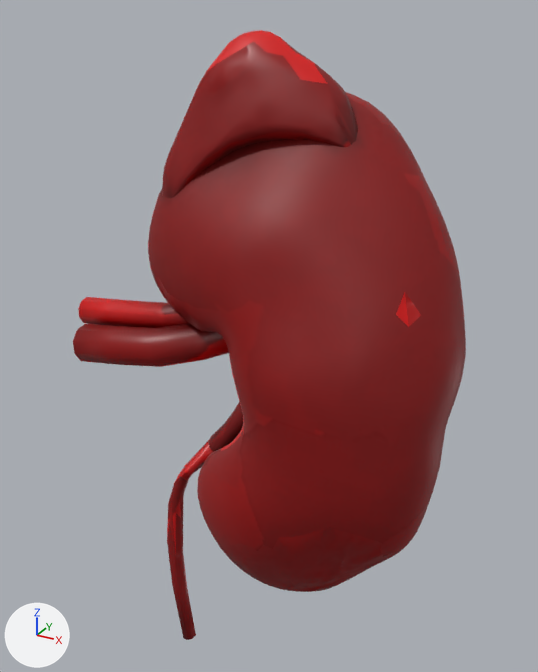
Before and after pictures for a commit that changed the glTF model public/3d/modeli/organi-3d/ledvica-telefon.glb.
Rendered twice from a camera (50 mm lens) standing at (0.0627, -0.1098, 0.0548) and looking at (-0.0012, 0.0063, -0.0033). Every picture has the same lights, and +X, +Y and +Z are marked at lower left. The first picture is the older version. Where no turn or scale is listed for an object, it has been applied to the vertices. Vertices at exactly the same position are counted once.

In view in the first picture: 'Evklid renal pelvis and calyces (lastno)', 'Renal artery (lastno)', 'Renal vein (lastno)', 'Suprarenal gland.l', 'Ureter.l', 'kidney_capsule_L (HRA)'.
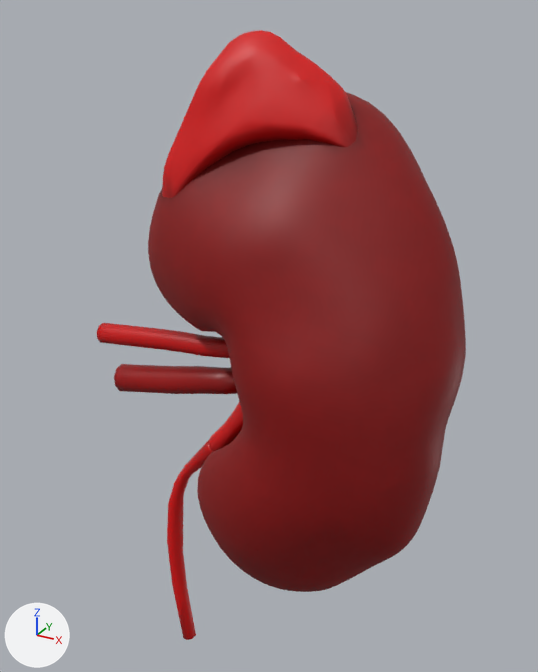
The newer file is also turned or shifted as a whole; pictures and numbers use the older file's frame.

Boxes (x1, y1, x2, y2) around the edits, measured in the pictures (538 x 672 px; the box of a moved part takes in the faces that stretch with it):
'Renal vein (lastno)', reshaped: before (73, 323, 229, 367); after (114, 364, 237, 394)
'Renal artery (lastno)', reshaped: before (78, 297, 189, 328); after (97, 323, 230, 358)
part 1 of me_mesh_004, moved or reshaped: (232, 402, 242, 438) in both
part 2 of me_mesh_004, surface changed: (209, 404, 243, 452) in both
part 3 of me_mesh_004, recoloured (lighter): (209, 404, 243, 445) in both
part 4 of me_vh_m_kidney_capsule_l_006, moved or reshaped: (222, 239, 451, 536) in both
part 5 of me_vh_m_kidney_capsule_l_006, surface changed: (157, 92, 455, 549) in both
part 6 of me_vh_m_kidney_capsule_l_006, recoloured: (157, 279, 247, 459) in both
part 9 of me_suprarenal_gland_l_004, surface changed (lighter): (162, 42, 358, 198) in both
part 10 of me_ureter_l_004, surface changed: (167, 441, 213, 640) in both
part 11 of me_ureter_l_004, recoloured: (175, 440, 210, 482) in both

Patch to the scene script:
```diff
--- a/public/3d/modeli/organi-3d/ledvica-telefon.glb.py
+++ b/public/3d/modeli/organi-3d/ledvica-telefon.glb.py
@@ me_mesh_004 @@
 me_mesh_004.from_pydata(...)  # 1695 vertices, 3368 faces; spans x -0.0154..0.0154, y -0.0052..0.0052, z -0.0263..0.0263
+# me_mesh_004 part 1: 4 vertices removed from x -0.008..-0.0062, y -0.0017..-0.0006, z -0.0154..-0.0087; 2 vertices added at x -0.0073..-0.0065, y -0.0015..-0.0008, z -0.0154..-0.0092
+# me_mesh_004 part 2: 2484 kept faces spanning x -0.0154..0.0154, y -0.0052..0.0052, z -0.0263..0.0263 get new texture (UV) coordinates
+# me_mesh_004 part 3: 216 kept faces spanning x -0.0154..0.0103, y -0.0052..0.0049, z -0.0262..0.0177 get new vertex colours; the middle colour goes from red #ee0000 to red #e40000
 me_mesh_004.materials.append(mat_o_meh)
@@ me_vh_m_kidney_capsule_l_006 @@
-me_vh_m_kidney_capsule_l_006.from_pydata(...)  # 4532 vertices, 9057 faces; spans x -0.0297..0.0297, y -0.0199..0.0199, z -0.0471..0.0471
+me_vh_m_kidney_capsule_l_006.from_pydata(...)  # 4517 vertices, 9027 faces; spans x -0.0297..0.0297, y -0.0199..0.0199, z -0.0471..0.0471
+# me_vh_m_kidney_capsule_l_006 part 4: 1 vertex moved from x 0.0266, y -0.0027, z -0.0219 to x 0.0265, y -0.0027, z -0.022; 37 vertices removed from x -0.0292..0.0287, y -0.0189..0.0196, z -0.0274..0.0419; 22 vertices added at x -0.0292..0.0286, y -0.0188..0.0196, z -0.0264..0.0412
+# me_vh_m_kidney_capsule_l_006 part 5: 8412 kept faces spanning x -0.0297..0.0297, y -0.0199..0.0199, z -0.0471..0.0471 get new texture (UV) coordinates
+# me_vh_m_kidney_capsule_l_006 part 6: 818 kept faces spanning x -0.0297..-0.0005, y -0.0174..0.0123, z -0.0241..0.0255 get new vertex colours; the middle colour goes from red #e30000 to red #eb0000
 me_vh_m_kidney_capsule_l_006.materials.append(mat_o_meh)
@@ me_renal_artery__lastno__t_001 @@
-me_renal_artery__lastno__t_001.from_pydata(...)  # 160 vertices, 320 faces; spans x -0.0191..0.0191, y -0.0064..0.0064, z -0.0057..0.0057
+me_renal_artery__lastno__t_001.from_pydata(...)  # 200 vertices, 400 faces; spans x -0.0182..0.0212, y -0.0027..0.0043, z -0.011..-0.0017
+# me_renal_artery__lastno__t_001 part 7: 160 vertices removed from x -0.0191..0.0191, y -0.0064..0.0064, z -0.0057..0.0057; 200 vertices added at x -0.0182..0.0212, y -0.0027..0.0043, z -0.011..-0.0017
 me_renal_artery__lastno__t_001.materials.append(mat_o_meh)
@@ me_renal_vein__lastno__t_001 @@
-me_renal_vein__lastno__t_001.from_pydata(...)  # 120 vertices, 240 faces; spans x -0.0183..0.0183, y -0.0098..0.0098, z -0.0067..0.0067
+me_renal_vein__lastno__t_001.from_pydata(...)  # 140 vertices, 280 faces; spans x -0.0168..0.0156, y -0.0008..0.0079, z -0.0167..-0.0057
+# me_renal_vein__lastno__t_001 part 8: 120 vertices removed from x -0.0183..0.0183, y -0.0098..0.0098, z -0.0067..0.0067; 140 vertices added at x -0.0168..0.0156, y -0.0008..0.0079, z -0.0167..-0.0057
 me_renal_vein__lastno__t_001.materials.append(mat_o_meh)
@@ me_suprarenal_gland_l_004 @@
-me_suprarenal_gland_l_004.from_pydata(...)  # 270 vertices, 536 faces; spans x -0.017..0.017, y -0.007..0.007, z -0.0159..0.0159
+me_suprarenal_gland_l_004.from_pydata(...)  # 269 vertices, 534 faces; spans x -0.017..0.017, y -0.007..0.007, z -0.0159..0.0159
+# me_suprarenal_gland_l_004 part 9: 482 kept faces spanning x -0.017..0.017, y -0.007..0.007, z -0.0159..0.0159 get new texture (UV) coordinates
+# edits to the shape of me_suprarenal_gland_l_004 do not show in these pictures
 me_suprarenal_gland_l_004.materials.append(mat_o_meh)
@@ me_ureter_l_004 @@
 me_ureter_l_004.from_pydata(...)  # 107 vertices, 214 faces; spans x -0.0086..0.0086, y -0.0028..0.0028, z -0.0301..0.0301
+# me_ureter_l_004 part 10: 170 kept faces spanning x -0.0083..0.0086, y -0.0028..0.0028, z -0.0301..0.0301 get new texture (UV) coordinates
+# me_ureter_l_004 part 11: 16 kept faces spanning x -0.0051..0.0086, y -0.0027..0.0019, z 0.015..0.0301 get new vertex colours; the middle colour goes from red #e60000 to red #e10000
 me_ureter_l_004.materials.append(mat_o_meh)
```
